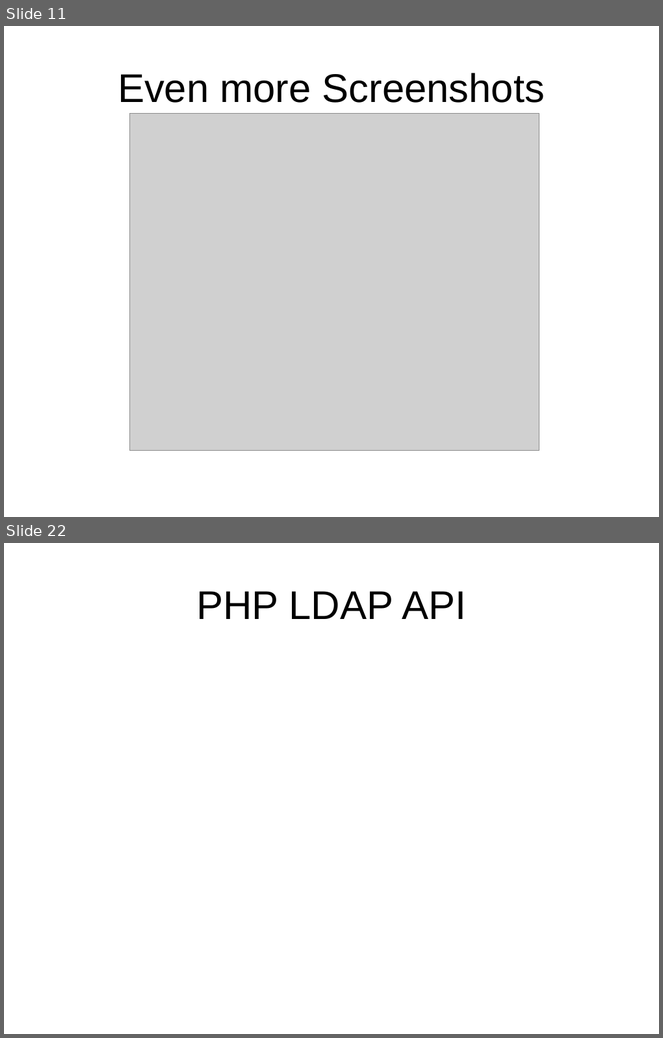
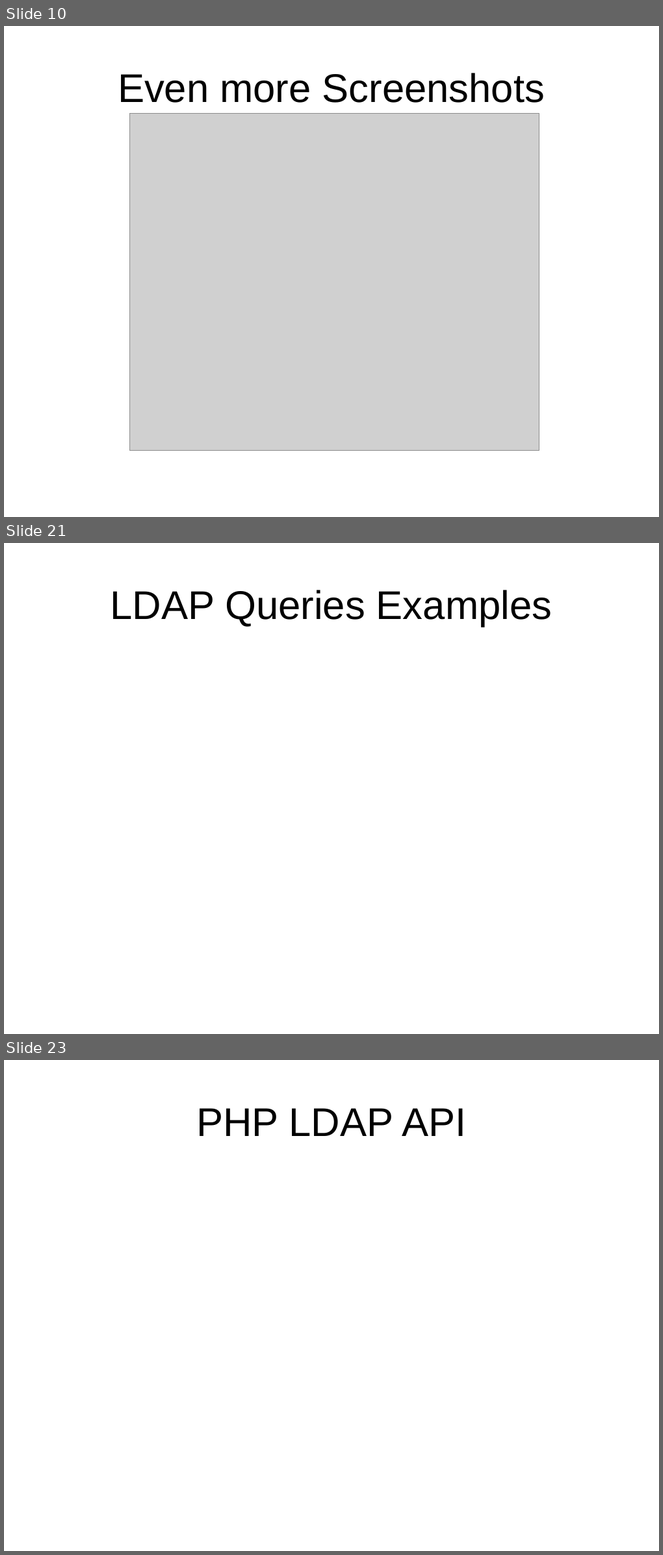
Before and after one commit to LIPHP/LDAP-Talk, a slide deck: Docs/LIPHP-Using LDAP with PHP.ppt. Shown one above the other, each under a label of ours: slides 11 and 22 before the commit, slides 10, 21 and 23 after it; the slides between them are not shown. The pictures are 663x1038 and 663x1555 pixels, drawn with LibreOffice and Linux fonts; fonts in the diff are those of the drawing; grey boxes stand for pictures. Boxes give left, top, right and bottom in pixels: in the first picture for what was removed or moved away, otherwise in the second. Text is boxed around its words. In the diff, an @@ line names an element or a change of style, - is before the commit and + after.

```diff
--- a/Docs/LIPHP-Using LDAP with PHP.ppt
+++ b/Docs/LIPHP-Using LDAP with PHP.ppt
@@ slide 21 added at (4, 543, 659, 1034), background #FFFFFF @@
@@ title added at (111, 590, 552, 627), 44 pt, text #000000 @@
+LDAP Queries Examples
@@ what was slide 11 is now slide 10 @@
@@ what was slide 22 is now slide 23 @@
```
Also in this commit, not shown: 15 slides changed, 2 other slides added, 2 slides removed.
